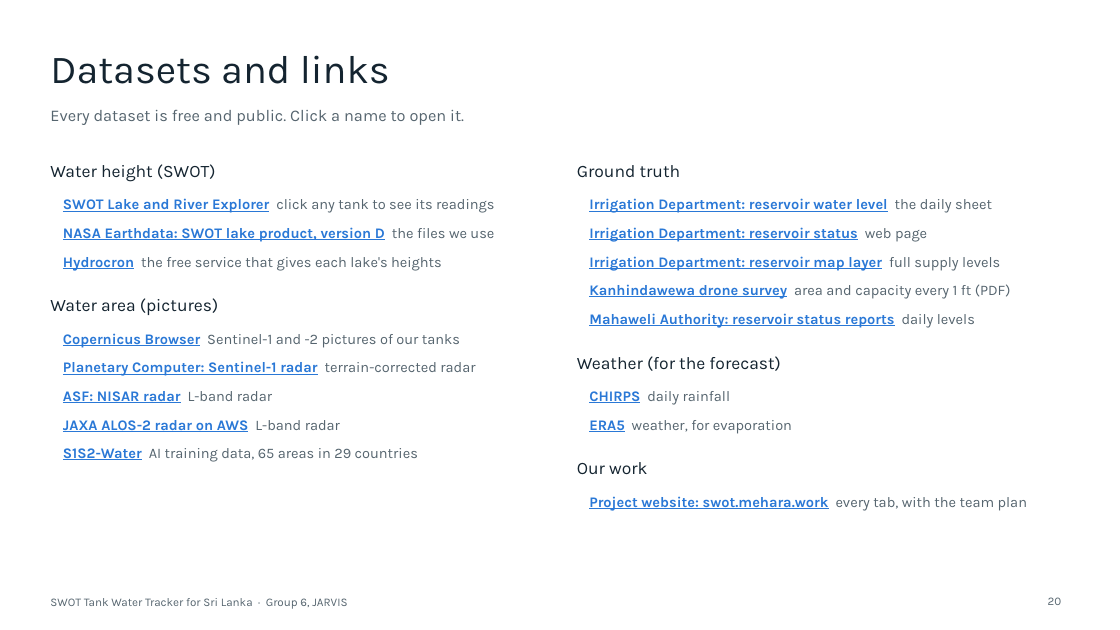
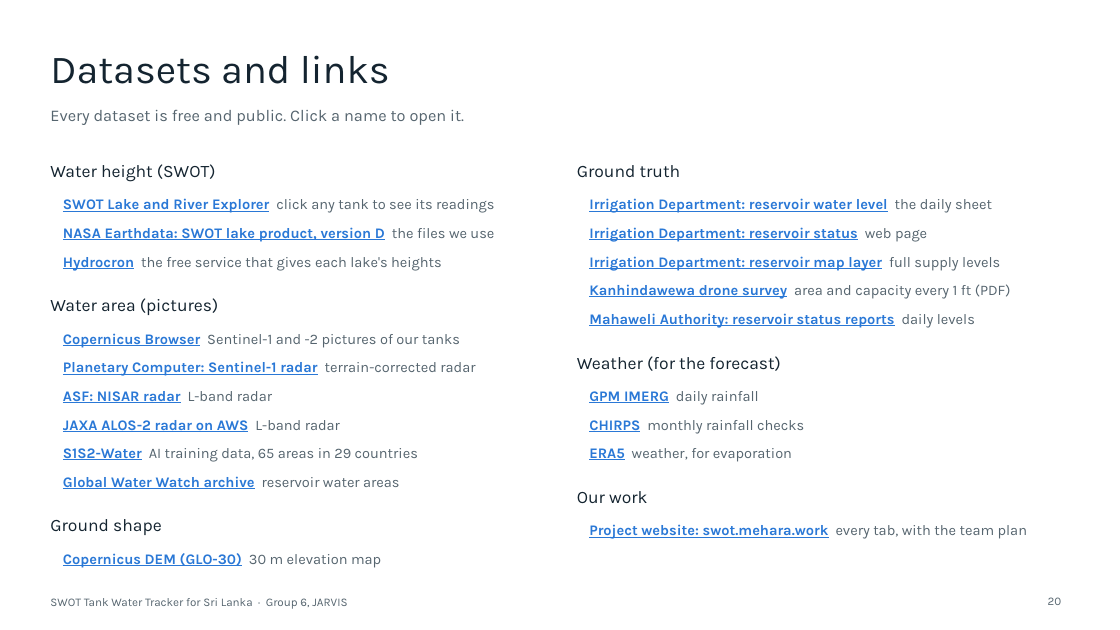
Before and after one commit to jarvis-uom/swot-tank-tracker-site, a slide deck: slide 20 of site/assets/docs/swot-tank-tracker-proposal-talk.pptx. Drawn at 1120x630 pixels with LibreOffice and Linux fonts; fonts in the diff are those of the drawing. Boxes give left, top, right and bottom in pixels: in the first picture for what was removed or moved away, otherwise in the second. Text is boxed around its words. In the diff, an @@ line names an element or a change of style, - is before the commit and + after.

```diff
--- a/site/assets/docs/swot-tank-tracker-proposal-talk.pptx
+++ b/site/assets/docs/swot-tank-tracker-proposal-talk.pptx
@@ text at [589,391,759,405]: text changed @@
-CHIRPS daily rainfall
+GPM IMERG daily rainfall
@@ text added at [589,420,804,434], 12.5 pt, text #56656F @@
+CHIRPS monthly rainfall checks
@@ text added at [63,476,399,489], 12.5 pt, text #2A78D6, bold, underline @@
+Global Water Watch archive reservoir water areas
@@ text added at [50,519,162,535], 15 pt, text #142430 @@
+Ground shape
@@ 3 texts: place and size @@
-3 texts at [577,420,1027,511]
+3 texts at [577,448,1027,539]
@@ text added at [63,553,381,568], 12.5 pt, text #2A78D6, bold, underline @@
+Copernicus DEM (GLO-30) 30 m elevation map
```
Also in this commit, not shown: 3 other slides changed, 43 other files.
